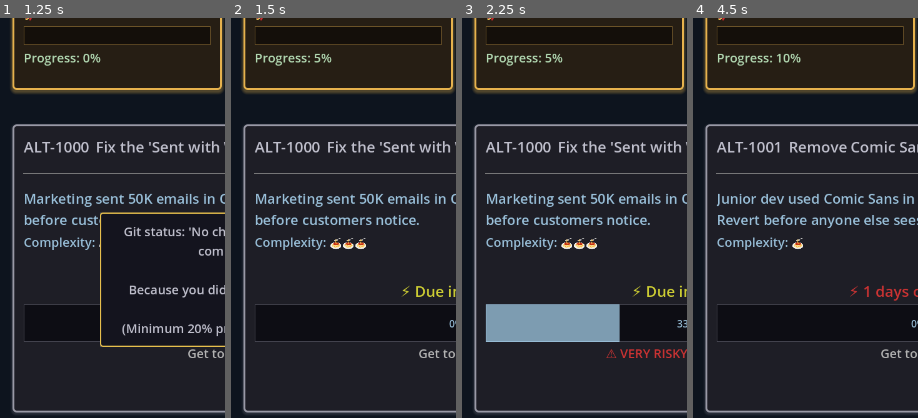
Above: before the commit, frames 1-4 (left to right).
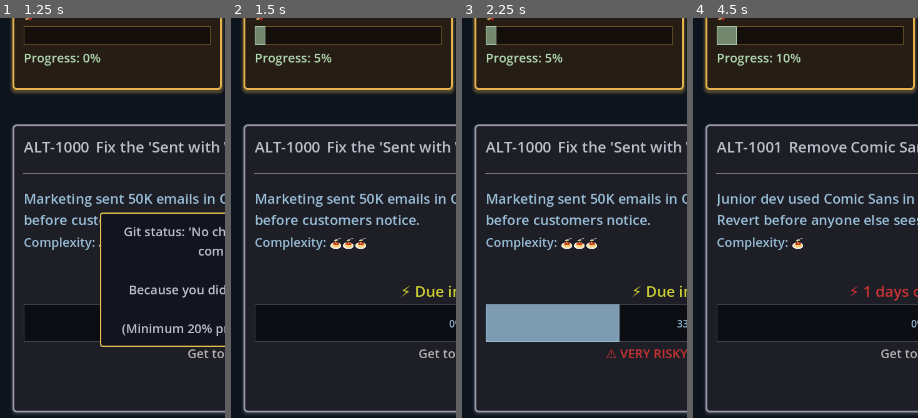
Above: after the commit, the same moments.

Repository: lmchoi/alt-f-this
Game: Godot game, scene res://scenes/game_ui.tscn
Two runs of this game, one before a commit and one after it. Both use one fixed random seed, a clock stepped at 60 frames per second and the inputs below.
Inputs:
- Up to frame 1 (1.25 s): click "🚨 SHIP IT" at 0.5 s
- Up to frame 2 (1.5 s): click "REAL WORK (Side Project)" at 1.25 s
- Up to frame 3 (2.25 s): click "DO 🐵 JOB" at 2 s
- Up to frame 4 (4.5 s): click "🚨 SHIP IT" at 2.75 s; click "The intern we just let go." at 3.5 s; click "REAL WORK (Side Project)" at 4.25 s
The pictures show only the part of the screen within x 0-50%, y 17-67%; the shares and areas given below are measured in that part.

Frame 1 is identical in both runs. In frame 2, 0.2% of the frame differs, in the area x 10-16%, y 2-7%; in frame 3, 0.2%; in frame 4, 0.4%, in the area x 10-20%, y 2-7%.

Commit message:
Connect progress bar to GameManager updates
Wire up ProgressBar to display side project progress:
- Add progress_bar reference in _ready()
- Set progress_bar.value in _update_display()
- Progress updates automatically via existing signal connection

🤖 Generated with [Claude Code](https://claude.com/claude-code)

Co-Authored-By: Claude <noreply@anthropic.com>

Diff:
--- a/scenes/side_project_panel.gd
+++ b/scenes/side_project_panel.gd
@@ -4,6 +4,7 @@
 const COLOR_PROGRESS = Color(0.7, 0.85, 0.7, 1)    # Soft green
 
 @onready var header_label = $MarginContainer/MainContainer/HeaderLabel
+@onready var progress_bar = %ProgressBar
 @onready var progress_label = %ProgressLabel
 
 func _ready():
@@ -17,4 +18,5 @@
 
 func _update_display(data: Dictionary):
 	header_label.text = "🚀 ESCAPE PLAN"
+	progress_bar.value = data.progress
 	progress_label.text = "Progress: %d%%" % data.progress
